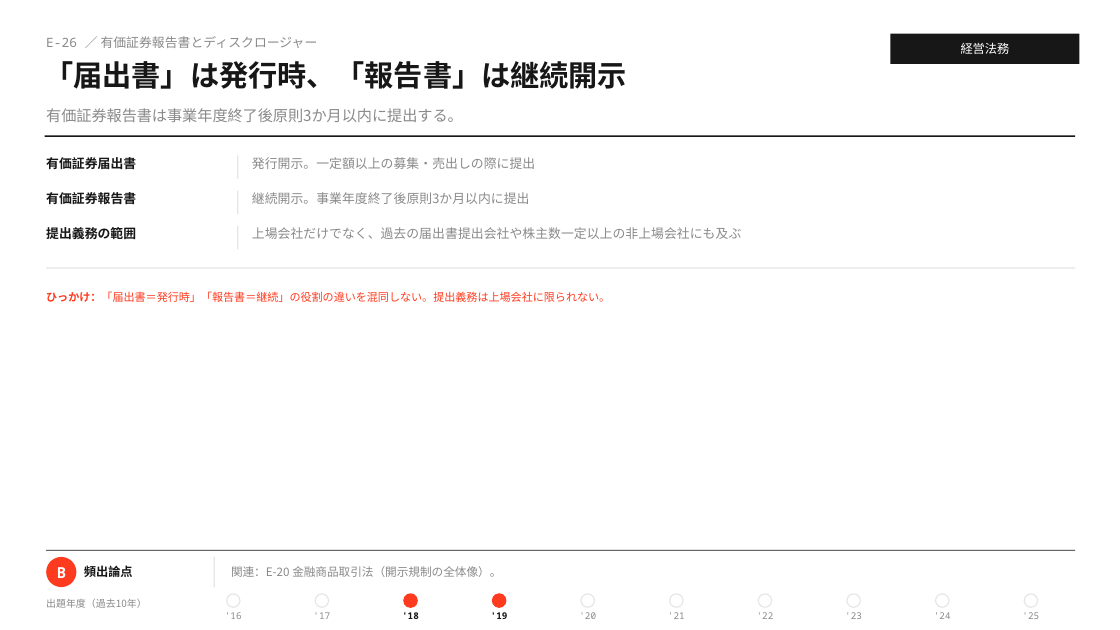
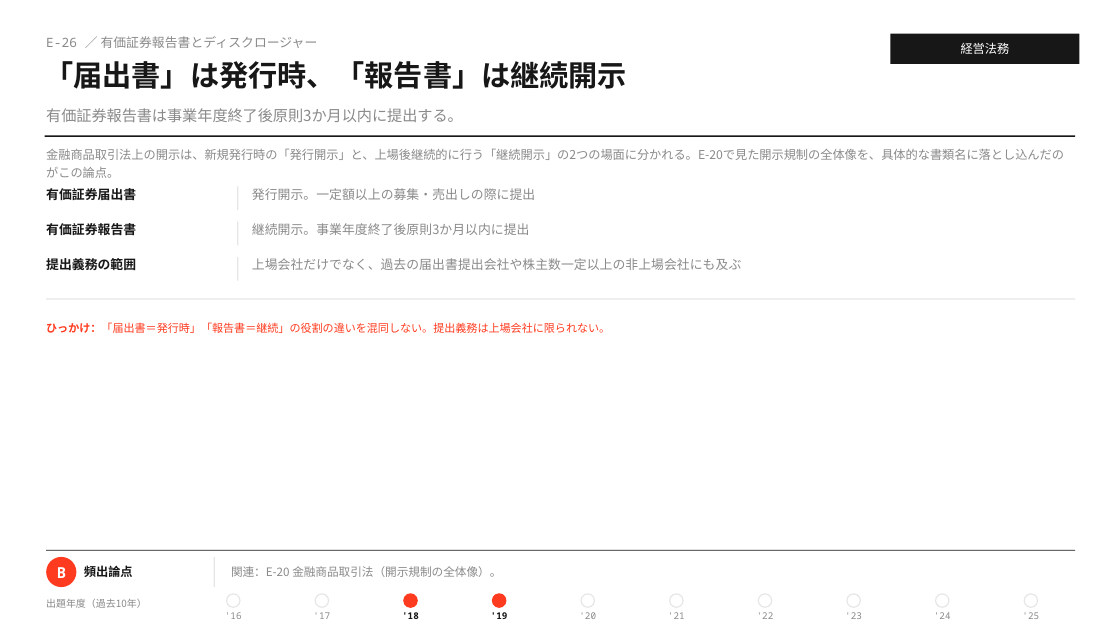
Before and after one commit to MasatoshiSano/SMEC, a slide deck: slide 42 of slides/1st_stage/E_business_law.pptx. Drawn at 1120x630 pixels with LibreOffice and Linux fonts; fonts in the diff are those of the drawing. Boxes give left, top, right and bottom in pixels: in the first picture for what was removed or moved away, otherwise in the second. Text is boxed around its words. In the diff, an @@ line names an element or a change of style, - is before the commit and + after.

```diff
--- a/slides/1st_stage/E_business_law.pptx
+++ b/slides/1st_stage/E_business_law.pptx
@@ text added at [46,148,1064,178], 10.5 pt, text #8A8A8A @@
+金融商品取引法上の開示は、新規発行時の「発行開示」と、上場後継続的に行う「継続開示」の2つの場面に分かれる。E-20で見た開示規制の全体像を、具体的な書類名に落とし込んだのがこの論点。
@@ line moved from (238, 191) - (238, 214) to (238, 187) - (238, 210) @@
@@ line moved from (238, 226) - (238, 250) to (238, 222) - (238, 245) @@
@@ line moved from (238, 155) - (238, 179) to (238, 257) - (238, 281) @@
@@ 7 texts, 1 line: place and size @@
-7 texts, 1 line at [46,157,1075,302]
+7 texts, 1 line at [46,188,1075,333]
```
Also in this commit, not shown: 26 other slides changed, 2 other files.
